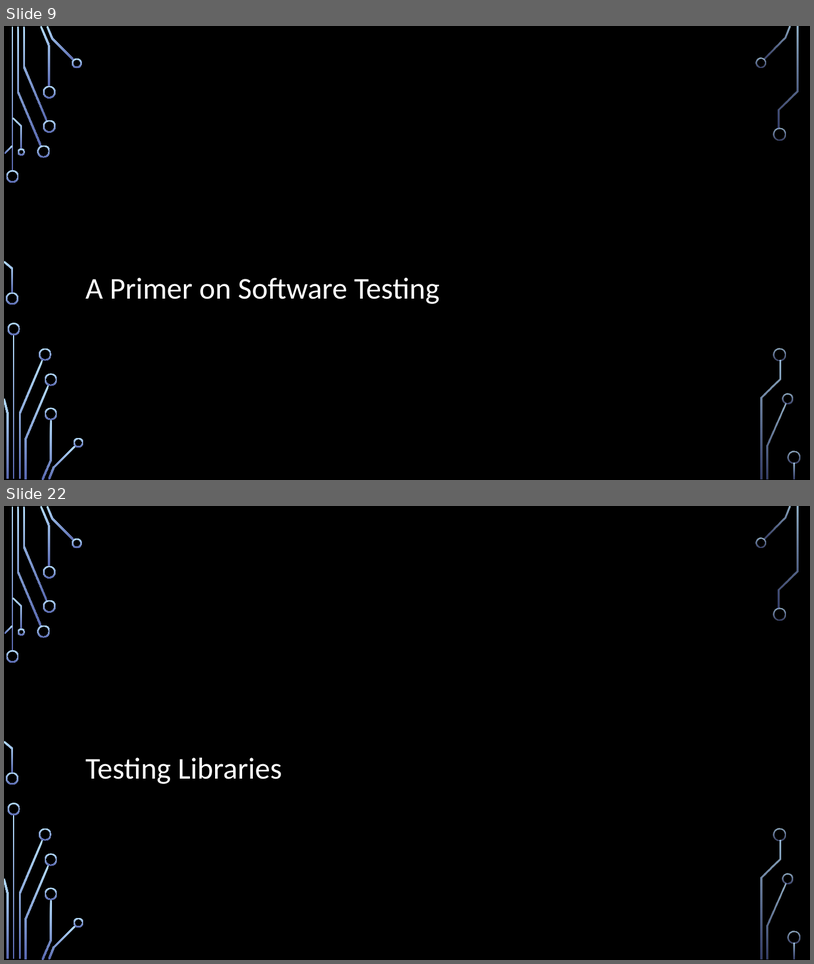
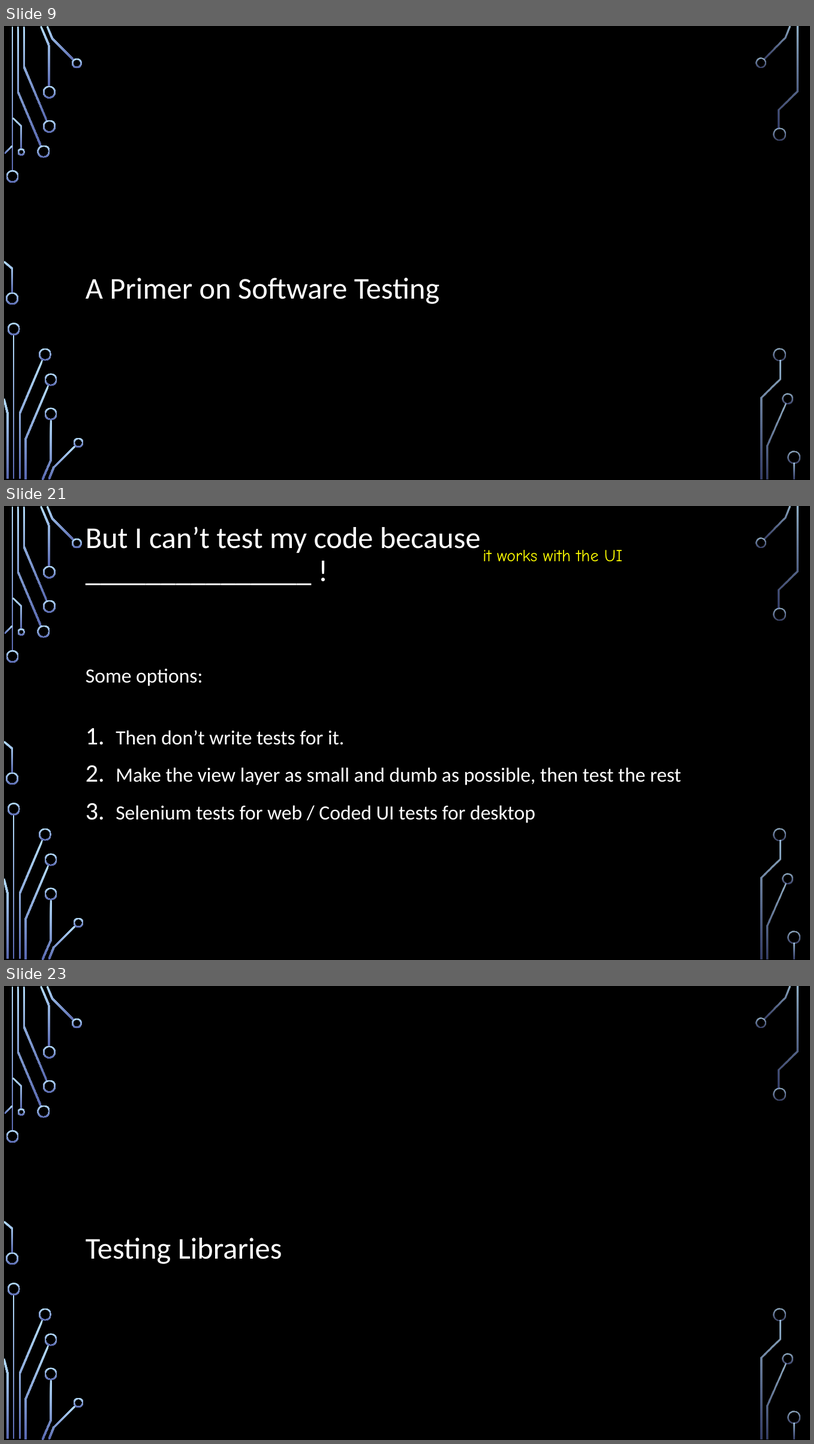
Before and after one commit to IntegerMan/SoftwareQualityTalk, a slide deck: Software Quality Recipes for Legacy.pptx. Shown one above the other, each under a label of ours: slides 9 and 22 before the commit, slides 9, 21 and 23 after it; the slides between them are not shown. The pictures are 814x964 and 814x1444 pixels, drawn with LibreOffice and Linux fonts; fonts in the diff are those of the drawing; background and template pictures are left out. Boxes give left, top, right and bottom in pixels: in the first picture for what was removed or moved away, otherwise in the second. Text is boxed around its words. In the diff, an @@ line names an element or a change of style, - is before the commit and + after.

Commit message:
Added database test

```diff
--- a/Software Quality Recipes for Legacy.pptx
+++ b/Software Quality Recipes for Legacy.pptx
@@ slide 21 added at box(4, 506, 810, 960), background picture (left out); not listed: 36 template elements that a slide beside it also shows @@
@@ title added at box(86, 526, 481, 553), 36 pt, text #FFFFFF @@
+But I can’t test my code because _______________ !
@@ text added at box(483, 550, 623, 562), 20 pt, text #FFFF00 @@
+it works with the UI
@@ text added at box(86, 668, 681, 823), 24 pt, text #FFFFFF @@
+Some options:
+1. Then don’t write tests for it.
+2. Make the view layer as small and dumb as possible, then test the rest
+3. Selenium tests for web / Coded UI tests for desktop
@@ what was slide 22 is now slide 23 @@
```
Also in this commit, not shown: 11 slides changed, 3 other slides added, 3 slides removed, 9 other files.
